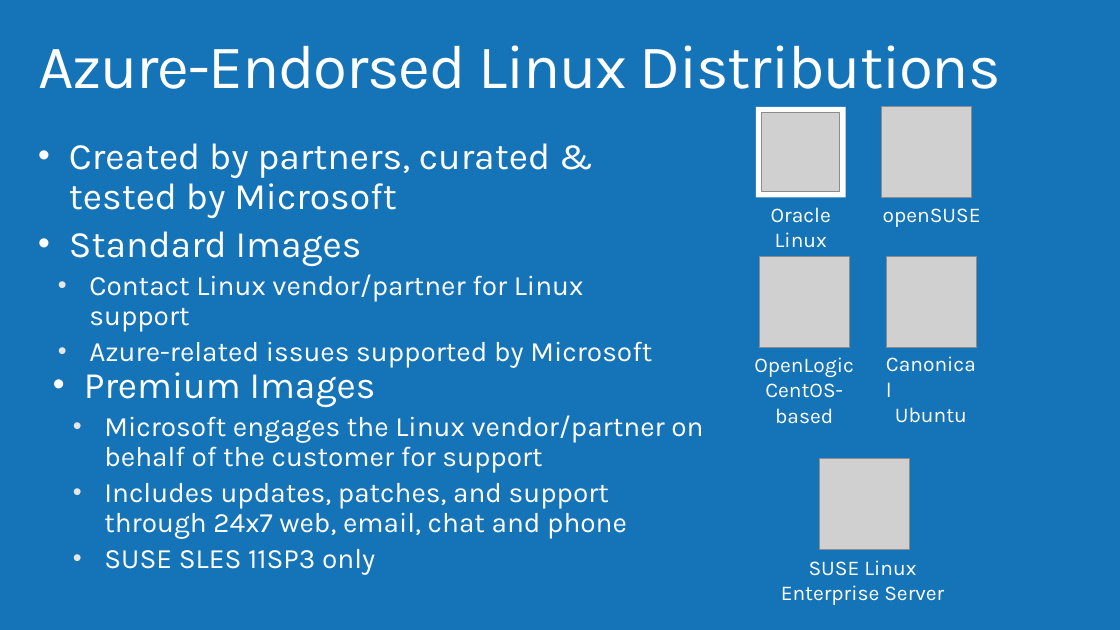
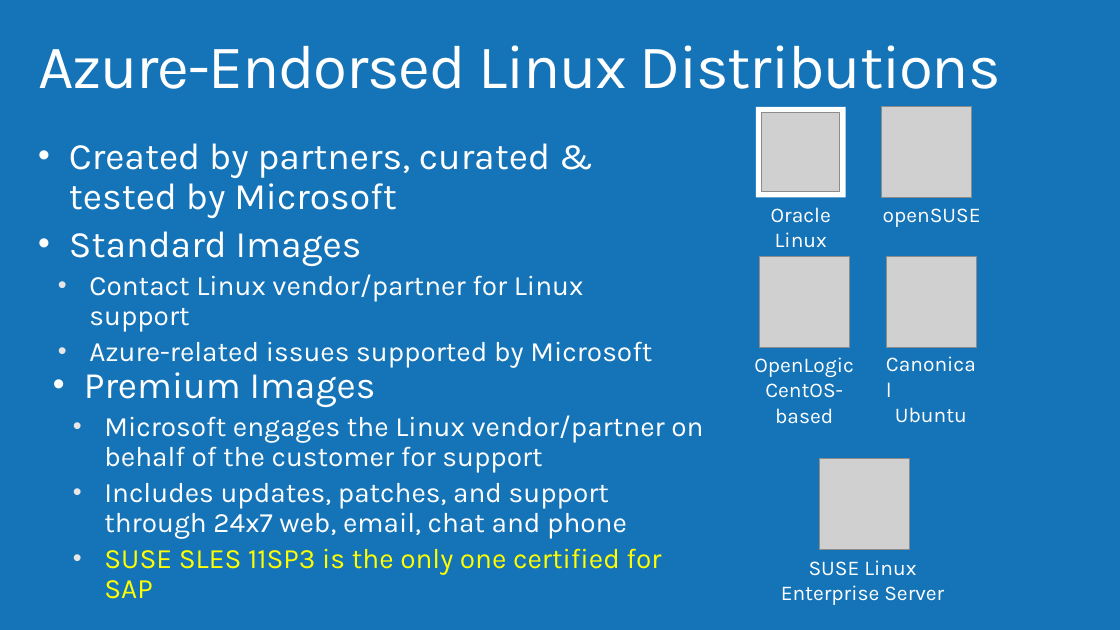
Before and after one commit to AzureCAT-GSI/SAP-on-Azure, a slide deck: slide 43 of SAP-on-Azure-Workshop-multi-day-/Presentations/Architecting VM Hybrid Solutions.pptx (slide 41 before the commit). Drawn at 1120x630 pixels with LibreOffice and Linux fonts; fonts in the diff are those of the drawing; grey boxes stand for pictures; background and template pictures are left out. Boxes give left, top, right and bottom in pixels: in the first picture for what was removed or moved away, otherwise in the second. Text is boxed around its words. In the diff, an @@ line names an element or a change of style, - is before the commit and + after.

```diff
--- a/SAP-on-Azure-Workshop-multi-day-/Presentations/Architecting VM Hybrid Solutions.pptx
+++ b/SAP-on-Azure-Workshop-multi-day-/Presentations/Architecting VM Hybrid Solutions.pptx
@@ text at [104,548,661,599]: text changed; text colour #FFFFFF to #FFFF00 @@
-    • SUSE SLES 11SP3 only
+    • SUSE SLES 11SP3 is the only one certified for SAP
```
Also in this commit, not shown: 4 other slides changed, 2 slides added.
